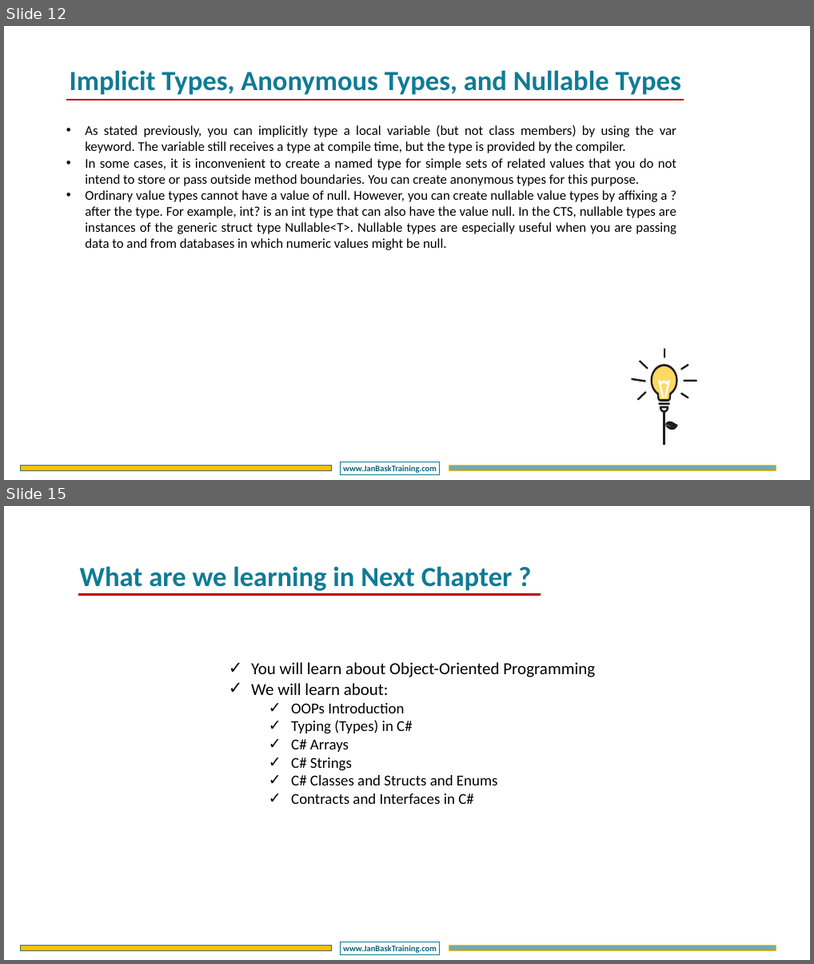
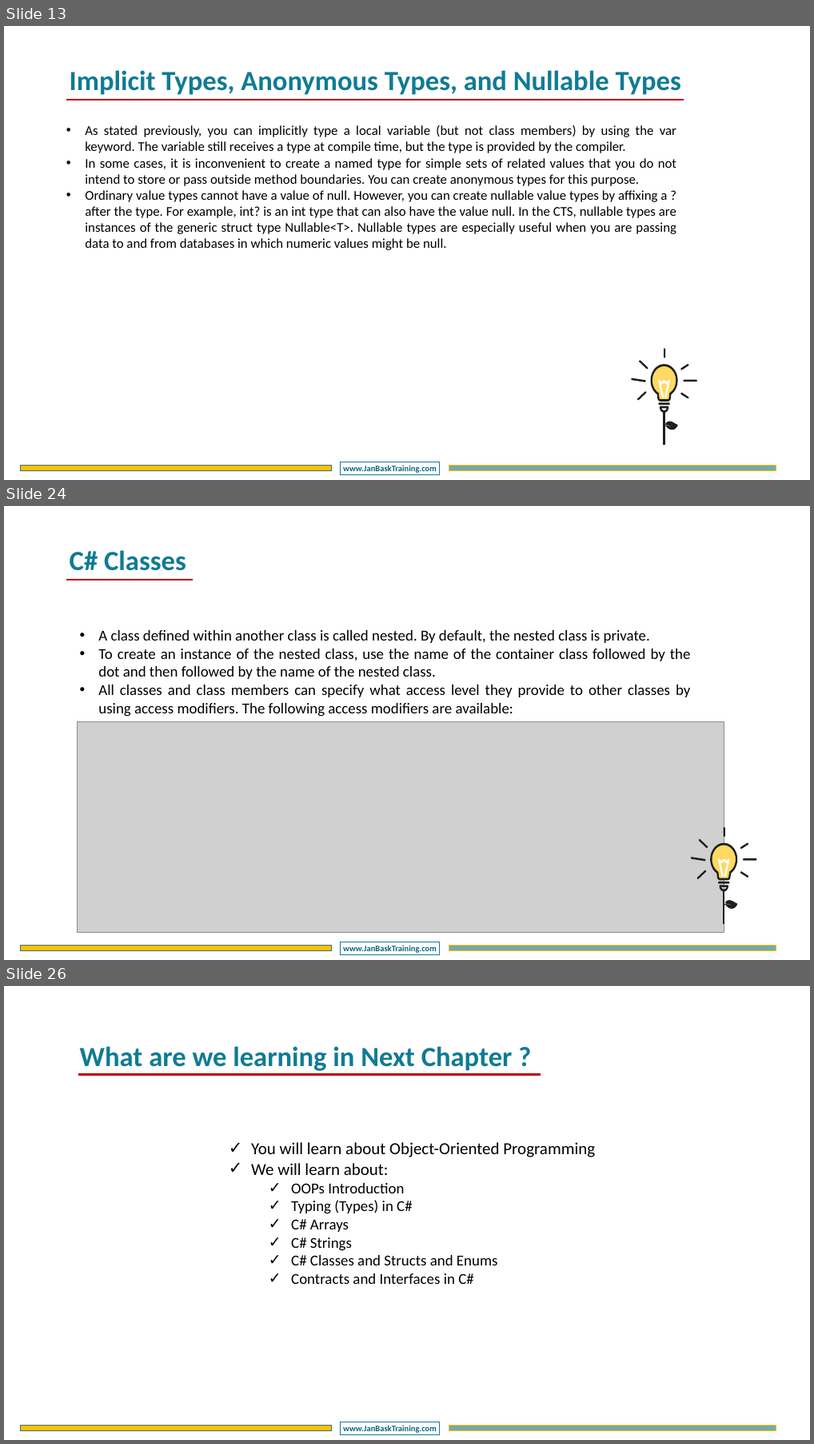
Before and after one commit to DotNetTraining/DotNetEssentials, a slide deck: slides/OOPC/OOPC - Chapter2.pptx. Shown one above the other, each under a label of ours: slides 12 and 15 before the commit, slides 13, 24 and 26 after it; the slides between them are not shown. The pictures are 814x964 and 814x1444 pixels, drawn with LibreOffice and Linux fonts; fonts in the diff are those of the drawing; grey boxes stand for pictures; background and template pictures are left out. Boxes give left, top, right and bottom in pixels: in the first picture for what was removed or moved away, otherwise in the second. Text is boxed around its words. In the diff, an @@ line names an element or a change of style, - is before the commit and + after.

```diff
--- a/slides/OOPC/OOPC - Chapter2.pptx
+++ b/slides/OOPC/OOPC - Chapter2.pptx
@@ slide 24 added at [4,506,810,960], background #FFFFFF; not listed: 3 template elements that a slide beside it also shows @@
@@ text added at [70,550,186,571], 66 pt, text #107B94, bold @@
+C# Classes
@@ line added from (66, 580) to (193, 580), #C00000 4.5 pt @@
@@ text added at [98,630,691,716], 36 pt, text #000000 @@
+• A class defined within another class is called nested. By default, the nested class is private.
+• To create an instance of the nested class, use the name of the container class followed by the dot and then followed by the name of the nested class.
+• All classes and class members can specify what access level they provide to other classes by using access modifiers. The following access modifiers are available:
@@ picture added at [77,721,724,932] @@
@@ group added at [691,827,757,924]: 13 freeform shapes, 1 line @@
@@ what was slide 12 is now slide 13 @@
@@ what was slide 15 is now slide 26 @@
```
Also in this commit, not shown: 2 slides changed, 10 other slides added, 9 other files.
